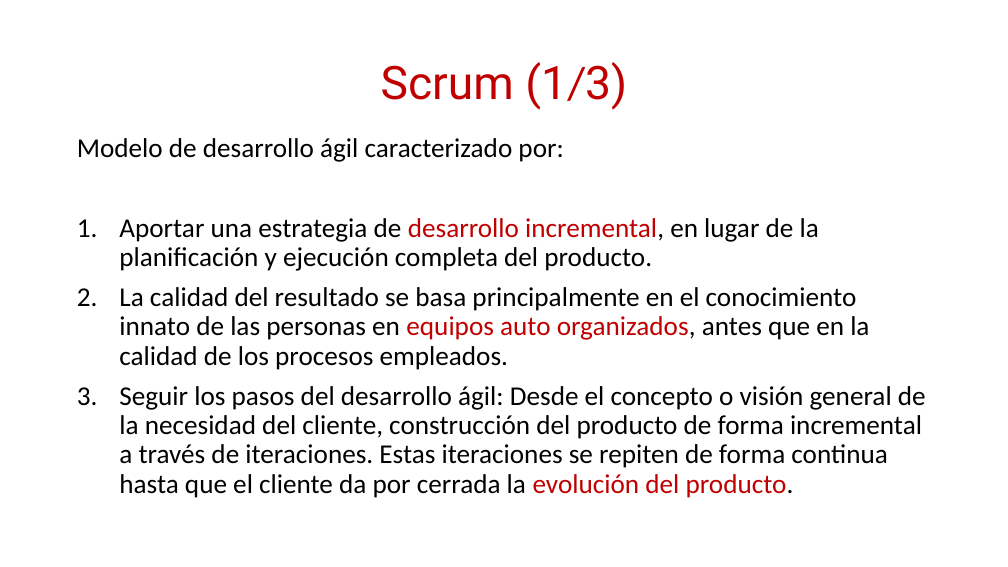
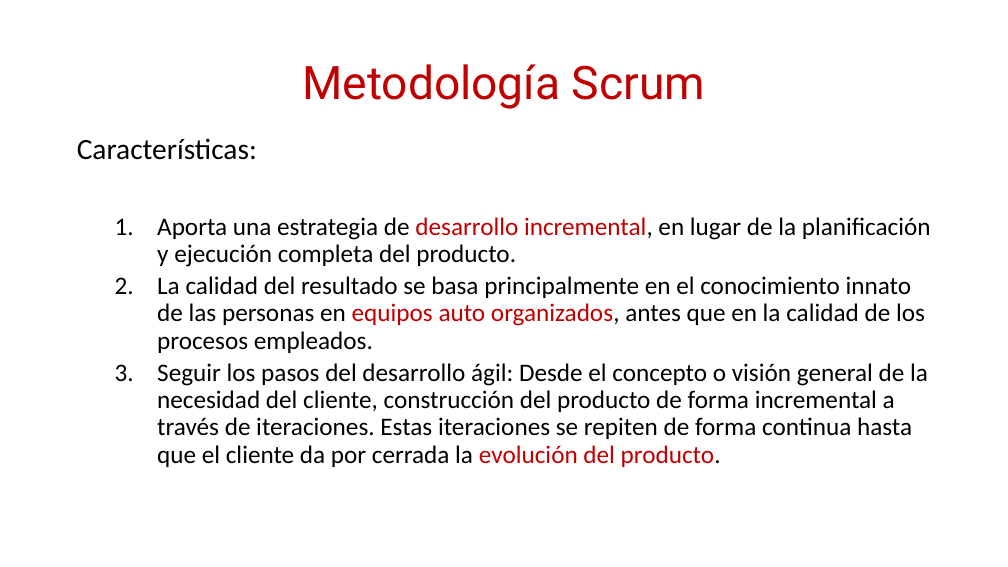
Before and after one commit to daniiel/cursos, a slide deck: slide 9 of Scrum/Metodologías Agiles.pptx (slide 11 before the commit). Drawn at 1008x567 pixels with LibreOffice and Linux fonts; fonts in the diff are those of the drawing. Boxes give left, top, right and bottom in pixels: in the first picture for what was removed or moved away, otherwise in the second. Text is boxed around its words. In the diff, an @@ line names an element or a change of style, - is before the commit and + after.

Commit message:
actualizacion presentaciones SCRUM

```diff
--- a/Scrum/Metodologías Agiles.pptx
+++ b/Scrum/Metodologías Agiles.pptx
@@ title at [302,64,705,109]: text changed @@
-Scrum (1/3)
+Metodología Scrum
@@ text at [77,138,931,267]: text changed; size 25.9 to 24 pt @@
-Modelo de desarrollo ágil caracterizado por:
-1. Aportar una estrategia de desarrollo incremental, en lugar de la planificación y ejecución completa del producto.
+Características:
+  1. Aporta una estrategia de desarrollo incremental, en lugar de la planificación y ejecución completa del producto.
@@ text at [157,276,928,467]: size 25.9 to 24 pt in "La calidad del resultado se basa principalmente ...", "Seguir los pasos del desarrollo ágil: Desde ..."; list level 1 to 2 in "La calidad del resultado se ..."; list level 1 to 2 in "Seguir los pasos del desarrollo ..." @@
```
Also in this commit, not shown: 13 other slides changed, 1 slide added, 5 slides removed, 1 other file.
